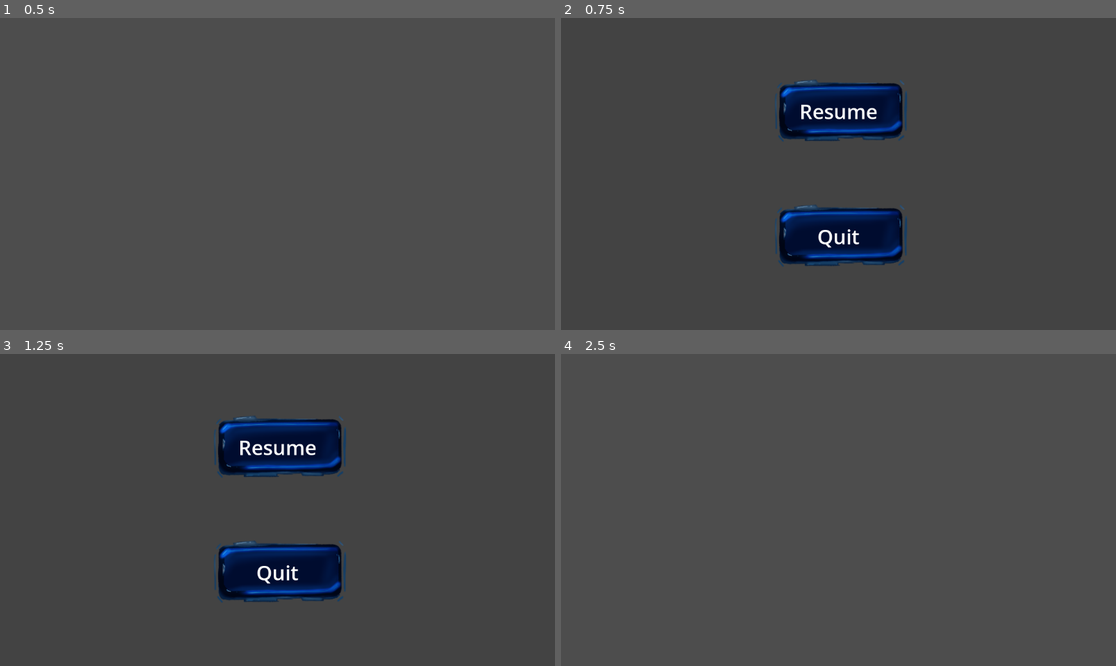
Above: before the commit, frames 1-4 (two rows, left to right).
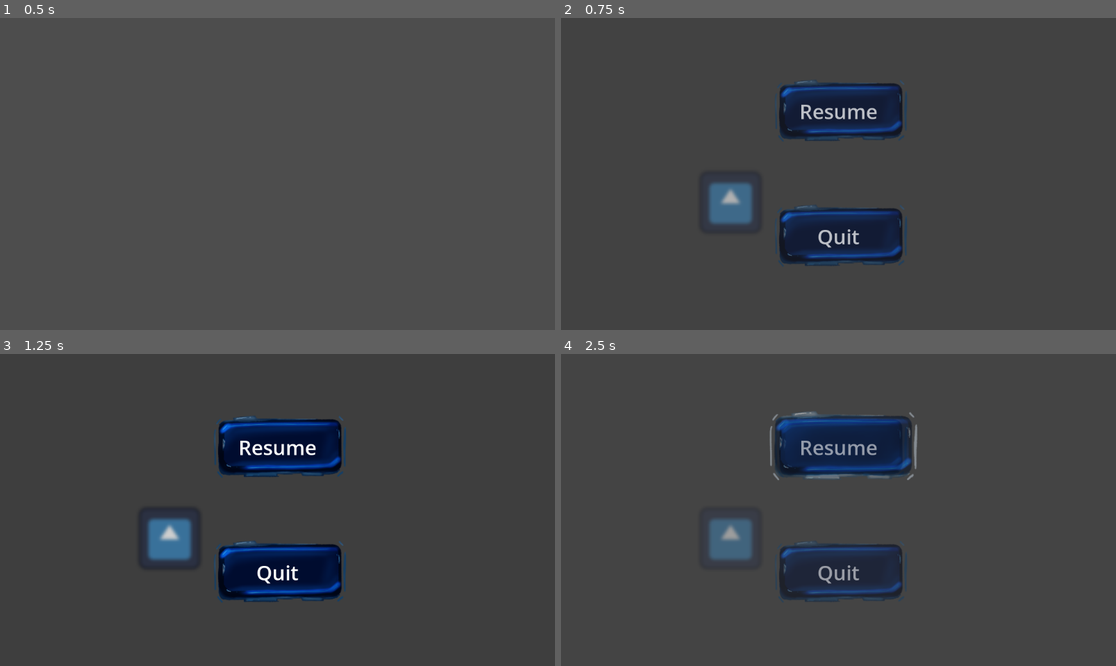
Above: after the commit, the same moments.

Repository: bunnybunnybun/AI-Takeover
Game: Godot game, scene res://scenes/pause_menu.tscn
The game is run twice, just before and just after one commit, with the same random seed, the same clock (stepped at 60 frames per second) and the same inputs. This scene is started directly instead of the project's main scene. The engine's default icon, where the game draws it, is replaced by a stand-in: a white triangle on a blue panel in a dark square.
Inputs (mouse positions are in pixels of both pictures, inside the frame that each line leads up to):
- Up to frame 1 (0.5 s): no input
- Up to frame 2 (0.75 s): tap Enter (ui_accept) at 0.5 s; move the mouse to (960, 158) at 0.52 s; hold Enter (ui_accept) from 0.53 s (still down); click (960, 158) at 0.67 s
- Up to frame 3 (1.25 s): keep holding Enter (ui_accept)
- Up to frame 4 (2.5 s): release Enter (ui_accept) at 1.25 s; click "Resume" at 1.25 s; tap Enter (ui_accept) at 2, 2.27, 2.3 s; move the mouse to (727, 525) at 2.02 s; tap Tab (telegraph_button) at 2.1 s; click (727, 525) at 2.17 s

Frame 1 is identical in both runs. In frame 2, 1.8% of the frame differs, in the area x 26-62%, y 20-77%; in frame 3, 1.6%; in frame 4, 9.9%, in the area x 26-65%, y 18-80%.

Commit message:
Improved pause menu some more by adding a blur effect and fading it in and out.

Diff:
--- a/ai-takeover/scenes/pause_menu.tscn
+++ b/ai-takeover/scenes/pause_menu.tscn
@@ -1,11 +1,54 @@
 [gd_scene format=3 uid="uid://x4b5geqgt1ku"]
 
 [ext_resource type="Script" uid="uid://c02ieew0nt52q" path="res://scripts/pause_menu.gd" id="1_n87rw"]
+[ext_resource type="Shader" uid="uid://7rkd4deky1in" path="res://shaders/pause_menu_blur.gdshader" id="2_1s2dm"]
+[ext_resource type="Texture2D" uid="uid://cawyt4qo1bc5d" path="res://icon.svg" id="2_88e76"]
 [ext_resource type="Texture2D" uid="uid://dho0m6j3sic33" path="res://images/button/Illustration50 (2).png" id="2_kukqi"]
 [ext_resource type="Texture2D" uid="uid://ch5eideia2mi0" path="res://images/button/Illustration50.png" id="2_myx47"]
 [ext_resource type="Texture2D" uid="uid://b5sb4w1ibapc4" path="res://images/button/Illustration50 (1).png" id="3_7l7mv"]
 [ext_resource type="Script" uid="uid://d18ynwr7x5br2" path="res://scripts/pause_menu_resume.gd" id="4_5d2l8"]
 [ext_resource type="Script" uid="uid://c4vb2assg1dhg" path="res://scripts/pause_menu_quit.gd" id="6_v4r4p"]
+
+[sub_resource type="ShaderMaterial" id="ShaderMaterial_88e76"]
+shader = ExtResource("2_1s2dm")
+shader_parameter/lod = 2.000000095
+
+[sub_resource type="Animation" id="Animation_88e76"]
+length = 0.001
+tracks/0/type = "value"
+tracks/0/imported = false
+tracks/0/enabled = true
+tracks/0/path = NodePath(".:modulate")
+tracks/0/interp = 1
+tracks/0/loop_wrap = true
+tracks/0/keys = {
+"times": PackedFloat32Array(0),
+"transitions": PackedFloat32Array(1),
+"update": 0,
+"values": [Color(1, 1, 1, 1)]
+}
+
+[sub_resource type="Animation" id="Animation_knqa7"]
+resource_name = "pause_menu_fade_in"
+length = 0.3
+tracks/0/type = "value"
+tracks/0/imported = false
+tracks/0/enabled = true
+tracks/0/path = NodePath(".:modulate")
+tracks/0/interp = 1
+tracks/0/loop_wrap = true
+tracks/0/keys = {
+"times": PackedFloat32Array(0, 0.3),
+"transitions": PackedFloat32Array(1, 1),
+"update": 0,
+"values": [Color(1, 1, 1, 0), Color(1, 1, 1, 1)]
+}
+
+[sub_resource type="AnimationLibrary" id="AnimationLibrary_71k7c"]
+_data = {
+&"RESET": SubResource("Animation_88e76"),
+&"pause_menu_fade_in": SubResource("Animation_knqa7")
+}
 
 [node name="pause_menu" type="Control" unique_id=1764987467]
 process_mode = 3
@@ -17,14 +60,28 @@
 grow_vertical = 2
 script = ExtResource("1_n87rw")
 
-[node name="TextureRect" type="ColorRect" parent="." unique_id=897194037]
+[node name="Icon" type="Sprite2D" parent="." unique_id=356879689]
+position = Vector2(352, 383)
+texture = ExtResource("2_88e76")
+
+[node name="blur" type="ColorRect" parent="." unique_id=931613851]
+material = SubResource("ShaderMaterial_88e76")
 layout_mode = 1
 anchors_preset = 15
 anchor_right = 1.0
 anchor_bottom = 1.0
 grow_horizontal = 2
 grow_vertical = 2
-color = Color(0, 0, 0, 0.1254902)
+color = Color(0.42352942, 0.42352942, 0.42352942, 0)
+
+[node name="dim" type="ColorRect" parent="." unique_id=897194037]
+layout_mode = 1
+anchors_preset = 15
+anchor_right = 1.0
+anchor_bottom = 1.0
+grow_horizontal = 2
+grow_vertical = 2
+color = Color(0, 0, 0, 0.19215687)
 
 [node name="VBoxContainer" type="VBoxContainer" parent="." unique_id=522559068]
 layout_mode = 1
@@ -84,5 +141,9 @@
 horizontal_alignment = 1
 vertical_alignment = 1
 
+[node name="AnimationPlayer" type="AnimationPlayer" parent="." unique_id=137200537]
+libraries/ = SubResource("AnimationLibrary_71k7c")
+
 [connection signal="pressed" from="VBoxContainer/resume" to="VBoxContainer/resume" method="_on_pressed"]
 [connection signal="pressed" from="VBoxContainer/quit" to="VBoxContainer/quit" method="_on_pressed"]
+[connection signal="animation_finished" from="AnimationPlayer" to="VBoxContainer/resume" method="_on_animation_player_animation_finished"]
--- a/ai-takeover/scripts/pause_menu.gd
+++ b/ai-takeover/scripts/pause_menu.gd
@@ -11,8 +11,5 @@
 
 func pause():
 	pause_menu.visible = true
+	$AnimationPlayer.play("pause_menu_fade_in")
 	get_tree().paused = true
-
-#func resume():
-	#pause_menu.visible = false
-	#get_tree().paused = false
--- a/ai-takeover/scripts/pause_menu_quit.gd
+++ b/ai-takeover/scripts/pause_menu_quit.gd
@@ -1,5 +1,4 @@
 extends TextureButton
 
 func _on_pressed():
-	print("QUIT")
 	get_tree().quit()
--- a/ai-takeover/scripts/pause_menu_resume.gd
+++ b/ai-takeover/scripts/pause_menu_resume.gd
@@ -1,7 +1,13 @@
 extends TextureButton
 
 @onready var pause_menu = $"../../"
+@onready var is_fading_out = false
 
 func _on_pressed():
-	print("huh")
-	pause_menu.visible = false
+	$"../../AnimationPlayer".play_backwards("pause_menu_fade_in")
+	is_fading_out = true
+
+func _on_animation_player_animation_finished(anim_name):
+	if pause_menu.visible == true and is_fading_out == true:
+		pause_menu.visible = false
+		is_fading_out = false
--- /dev/null
+++ b/ai-takeover/shaders/pause_menu_blur.gdshader
@@ -0,0 +1,9 @@
+shader_type canvas_item;
+uniform sampler2D SCREEN_TEXTURE: hint_screen_texture, filter_linear_mipmap;
+
+uniform float lod: hint_range(0.0, 5) = 0.0;
+
+void fragment(){
+	vec4 color = texture(SCREEN_TEXTURE, SCREEN_UV, lod);
+	COLOR = color;
+}
Not shown, added: ai-takeover/shaders/pause_menu_blur.gdshader.uid
